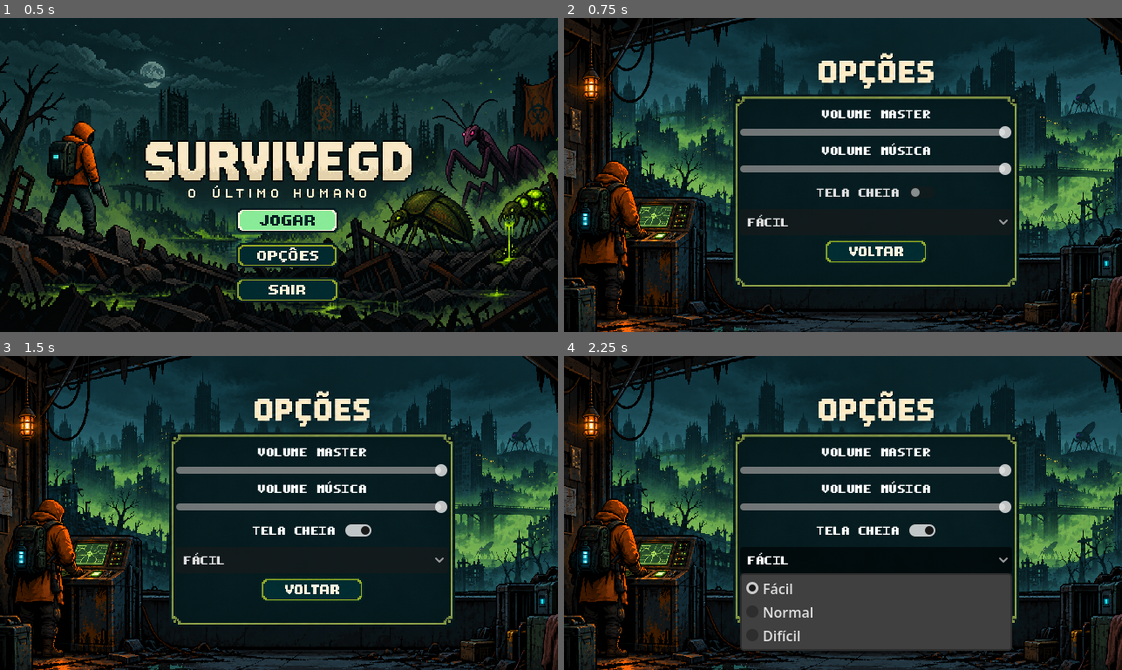
Above: before the commit, frames 1-4 (two rows, left to right).
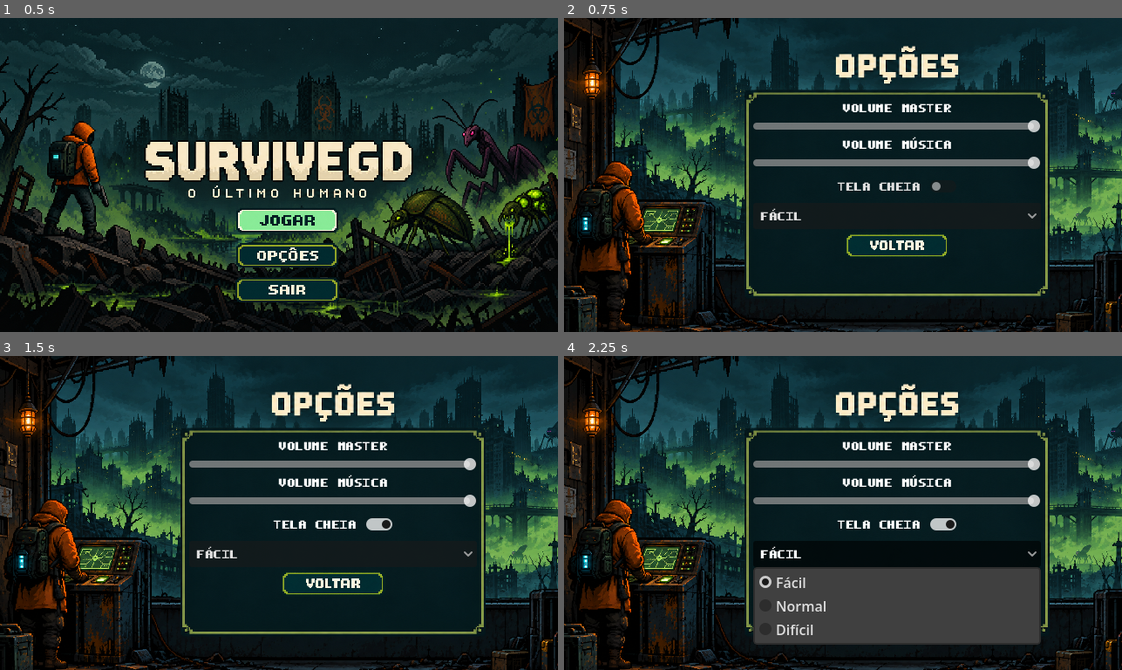
Above: after the commit, the same moments.

Repository: DevLucasOnly/DevLucasOnly-SurviveGD-Prototipo-de-Sobrevivencia-2D
Game: Godot game, scene res://scenes/main_menu.tscn
The game is run twice, just before and just after one commit, with the same random seed, the same clock (stepped at 60 frames per second) and the same inputs.
Inputs (mouse positions are in pixels of both pictures, inside the frame that each line leads up to):
- Up to frame 1 (0.5 s): no input
- Up to frame 2 (0.75 s): click (848, 256) at 0.5 s
- Up to frame 3 (1.5 s): click "TELA CHEIA" at 1.25 s
- Up to frame 4 (2.25 s): click "Fácil" at 2 s

Frame 1 is identical in both runs. In frame 2, 34% of the frame differs, in the area x 0-100%, y 0-100%; in frame 3, 34%; in frame 4, 36%.

Commit message:
Ajuste na resolução do menu de opções

Diff:
--- a/scenes/options_menu.tscn
+++ b/scenes/options_menu.tscn
@@ -19,23 +19,23 @@
 [node name="TextureRect" type="TextureRect" parent="." unique_id=2145751729]
 layout_mode = 1
 anchors_preset = -1
-anchor_right = 16.107
-anchor_bottom = 9.052
-offset_right = 72.71997
-offset_bottom = 40.919983
+anchor_left = -0.025
+anchor_top = -0.95
+anchor_right = 19.125
+anchor_bottom = 11.175
 grow_horizontal = 2
 grow_vertical = 2
 texture = ExtResource("1_liyum")
 expand_mode = 1
-stretch_mode = 4
+stretch_mode = 5
 metadata/_edit_use_anchors_ = true
 
 [node name="MarginContainer" type="MarginContainer" parent="TextureRect" unique_id=1678603957]
 layout_mode = 0
-offset_left = 202.0
-offset_top = 101.0
-offset_right = 514.0
-offset_bottom = 299.0
+offset_left = 218.0
+offset_top = 132.0
+offset_right = 548.0
+offset_bottom = 348.0
 
 [node name="VBoxContainer" type="VBoxContainer" parent="TextureRect/MarginContainer" unique_id=1216203163]
 layout_mode = 2
